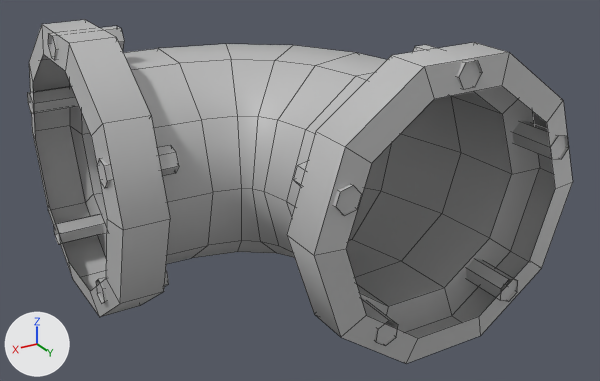
Renders of the FBX model 2019_Senior_Project_Car_Game/scenes/Environment Props/Pipeline Assets/Pipeline Sections/PipelineElbowLeftSection.fbx from each side of a commit.
Before and after are seen from a 50 mm lens placed at (0.325, 0.573, 0.251), pointed at (-0.008, 0.018, -0.027). Lighting does not change. The marker at lower left points along +X, +Y and +Z. Mesh edges are drawn as thin lines. Where no turn or scale is listed for an object, it has been applied to the vertices.

The first picture shows 'Pipeline_Elbow_Left_Section'.
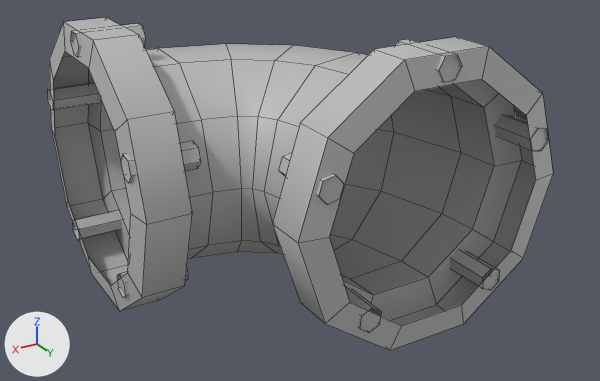
Edits to the bpy script that builds the scene:
```text
Change me_mesh:
    used by ob_pipeline_elbow_left_section; location = (0.0, 0.0, 0.0)
    remove me_mesh.from_pydata(...)  # 260 vertices, 240 faces; spans x -0.167..0.167, y -0.17..0.17, z -0.113..0.113
    add me_mesh.from_pydata(...)  # 260 vertices, 240 faces; spans x -0.12..0.198, y -0.124..0.196, z -0.113..0.113
    me_mesh part 1: the loose piece of 13 vertices spanning x -0.059..-0.038, y 0.117..0.17, z 0.095..0.113 is moved by (0.047, 0.026, 0.0)
    me_mesh part 2: the loose piece of 13 vertices spanning x 0.037..0.057, y 0.117..0.17, z 0.025..0.044 is moved by (0.047, 0.026, 0.0)
    me_mesh part 3: the loose piece of 13 vertices spanning x 0.001..0.02, y 0.117..0.17, z -0.088..-0.067 is moved by (0.047, 0.026, 0.0)
    me_mesh part 4: the loose piece of 13 vertices spanning x -0.116..-0.098, y 0.117..0.17, z -0.088..-0.067 is moved by (0.047, 0.026, 0.0)
    me_mesh part 5: the loose piece of 13 vertices spanning x -0.154..-0.133, y 0.117..0.17, z 0.025..0.044 is moved by (0.047, 0.026, 0.0)
    me_mesh part 6: the loose piece of 13 vertices spanning x 0.114..0.167, y -0.061..-0.041, z 0.095..0.113 is moved by (0.03, 0.046, 0.0)
    me_mesh part 7: the loose piece of 13 vertices spanning x 0.114..0.167, y -0.156..-0.136, z 0.025..0.044 is moved by (0.03, 0.046, 0.0)
    me_mesh part 8: the loose piece of 13 vertices spanning x 0.114..0.167, y -0.119..-0.101, z -0.088..-0.067 is moved by (0.03, 0.046, 0.0)
    me_mesh part 9: the loose piece of 13 vertices spanning x 0.114..0.167, y -0.002..0.017, z -0.088..-0.067 is moved by (0.03, 0.046, 0.0)
    me_mesh part 10: the loose piece of 13 vertices spanning x 0.114..0.167, y 0.034..0.054, z 0.025..0.044 is moved by (0.03, 0.046, 0.0)
    me_mesh part 11: 24 of the vertices in x 0.127..0.167, y -0.17..0.068, z -0.113..0.0 are moved by (0.03, 0.046, 0.0)
    me_mesh part 12: 16 of the vertices in x 0.127..0.167, y -0.148..0.045, z 0.053..0.113 are moved by (0.03, 0.046, 0.0)
    me_mesh part 13: 24 of the vertices in x -0.167..0.071, y 0.13..0.17, z -0.113..0.0 are moved by (0.047, 0.026, 0.0)
    me_mesh part 14: 16 of the vertices in x -0.145..0.048, y 0.13..0.17, z 0.053..0.113 are moved by (0.047, 0.026, 0.0)
    me_mesh part 15: all 50 vertices in x -0.136..0.082, y -0.138..0.085, z -0.086..0.086 are moved by (0.047, 0.046, 0.0)
Change ob_pipeline_elbow_left_section:
    ob_pipeline_elbow_left_section.location: (0.0, 0.0, 0.0) -> (-0.0475, -0.046, 0.0)
```

Location of each change, (x1, y1, x2, y2) in pixels of the pictures (600 x 381 px; the box of a moved part takes in the faces that stretch with it):
'Pipeline_Elbow_Left_Section', reshaped, moved (7% narrower): before (27, 20, 573, 364); after (47, 17, 553, 350)
part 1 of me_mesh, moved or reshaped: before (413, 45, 482, 89); after (395, 39, 462, 82)
part 2 of me_mesh, moved or reshaped: before (293, 161, 362, 215); after (279, 152, 344, 204)
part 3 of me_mesh, moved or reshaped: before (361, 298, 398, 346); after (344, 285, 382, 332)
part 4 of me_mesh, moved or reshaped: before (466, 259, 518, 301); after (450, 249, 500, 290)
part 5 of me_mesh, moved or reshaped: before (512, 122, 569, 159); after (494, 115, 549, 151)
part 6 of me_mesh, moved or reshaped: before (48, 26, 124, 60); after (70, 24, 146, 57)
part 7 of me_mesh, moved or reshaped: before (27, 86, 79, 114); after (47, 84, 97, 111)
part 8 of me_mesh, moved or reshaped: before (54, 215, 104, 244); after (73, 211, 122, 240)
part 9 of me_mesh, moved or reshaped: before (96, 270, 169, 303); after (117, 268, 189, 298)
part 10 of me_mesh, moved or reshaped: before (97, 145, 179, 188); after (121, 141, 201, 183)
part 11 of me_mesh, moved or reshaped: before (32, 126, 213, 317); after (52, 123, 213, 311)
part 12 of me_mesh, moved or reshaped: before (29, 20, 213, 230); after (49, 17, 213, 224)
part 13 of me_mesh, moved or reshaped: before (287, 153, 573, 364); after (272, 153, 553, 350)
part 14 of me_mesh, moved or reshaped: before (287, 42, 573, 255); after (272, 37, 553, 243)
part 15 of me_mesh, moved or reshaped: before (158, 44, 461, 277); after (158, 44, 461, 279)
